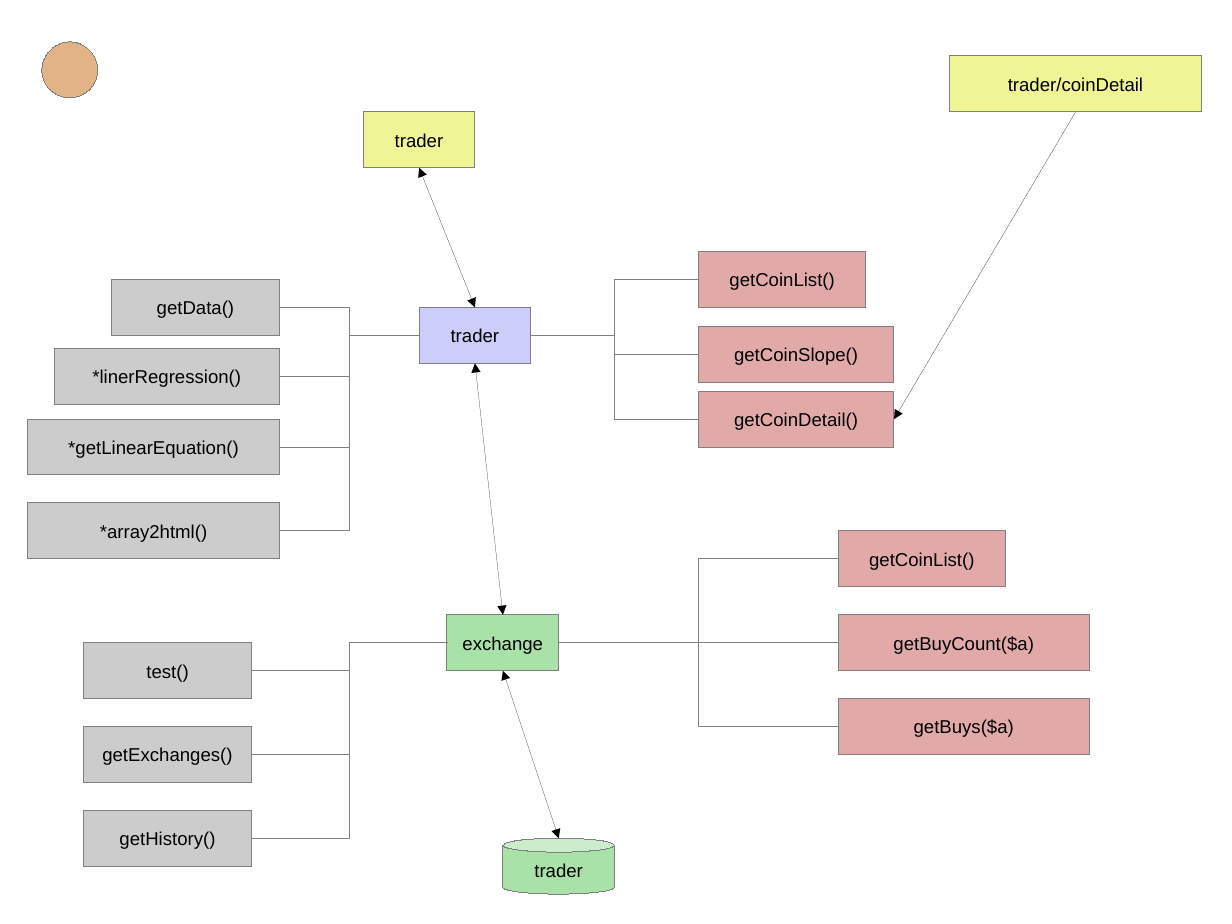
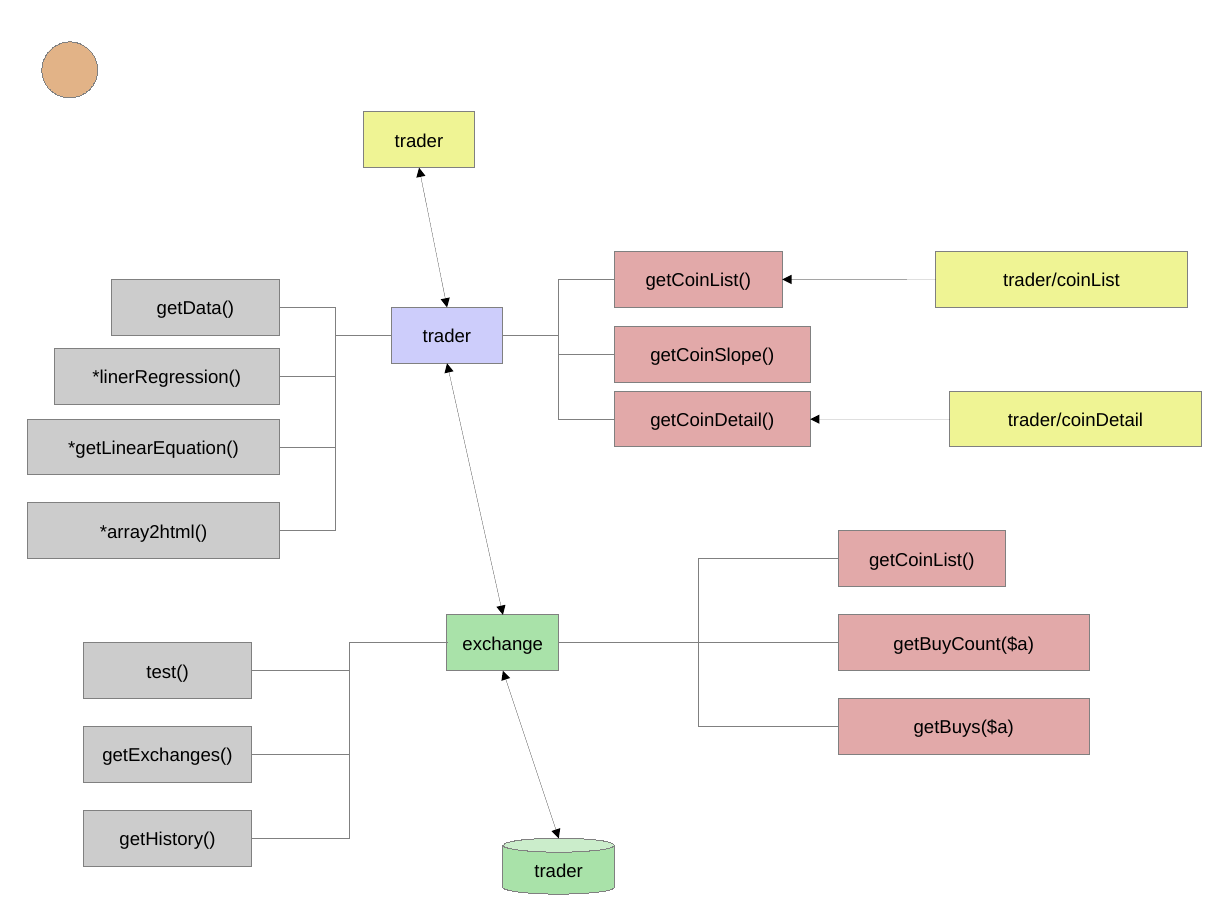
Before and after one commit to JamesLeB/Stout, a slide deck: slide 7 of Documents/Stout.odp. Drawn at 1232x924 pixels with LibreOffice and Linux fonts; fonts in the diff are those of the drawing. Boxes give left, top, right and bottom in pixels: in the first picture for what was removed or moved away, otherwise in the second. Text is boxed around its words. In the diff, an @@ line names an element or a change of style, - is before the commit and + after.

Commit message:
update Stout doc

```diff
--- a/Documents/Stout.odp
+++ b/Documents/Stout.odp
@@ double arrow moved from (419, 168) - (475, 307) to (419, 168) - (447, 307) @@
@@ rectangle added at <box>936,252,1187,307</box>, fill #EFF494, outline #808080 0 pt, 12 pt, text #000000 @@
+trader/coinList
@@ elbow line moved from (531, 335) - (699, 279) to (503, 335) - (615, 279) @@
@@ arrow added from (937, 279) to (783, 279), #000000 0 pt @@
@@ elbow line moved from (419, 335) - (279, 307) to (391, 335) - (279, 307) @@
@@ rectangle "trader": place and size @@
-rectangle "trader" at <box>419,307,531,363</box>
+rectangle "trader" at <box>391,307,503,363</box>
@@ elbow line moved from (419, 335) - (279, 531) to (391, 335) - (279, 531) @@
@@ elbow line moved from (419, 335) - (279, 447) to (391, 335) - (279, 447) @@
@@ elbow line moved from (419, 335) - (279, 377) to (391, 335) - (279, 377) @@
@@ elbow line moved from (531, 335) - (699, 419) to (503, 335) - (615, 419) @@
@@ elbow line moved from (531, 335) - (699, 354) to (503, 335) - (615, 354) @@
@@ double arrow moved from (475, 363) - (503, 615) to (447, 363) - (503, 615) @@
@@ 3 rectangles: place and size @@
-3 rectangles at <box>699,252,894,447</box>
+3 rectangles at <box>615,252,811,447</box>
@@ arrow moved from (1077, 112) - (894, 419) to (950, 419) - (811, 419) @@
@@ rectangle "trader/coinDetail": place and size @@
-rectangle "trader/coinDetail" at <box>950,56,1202,112</box>
+rectangle "trader/coinDetail" at <box>950,391,1202,447</box>
```
